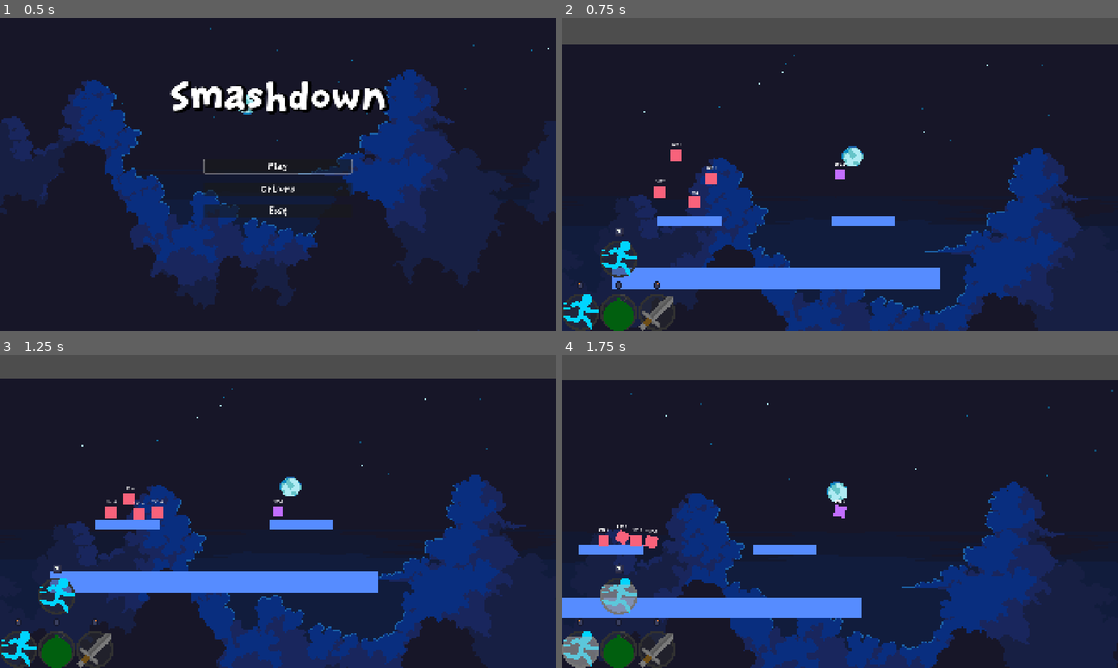
Above: before the commit, frames 1-4 (two rows, left to right).
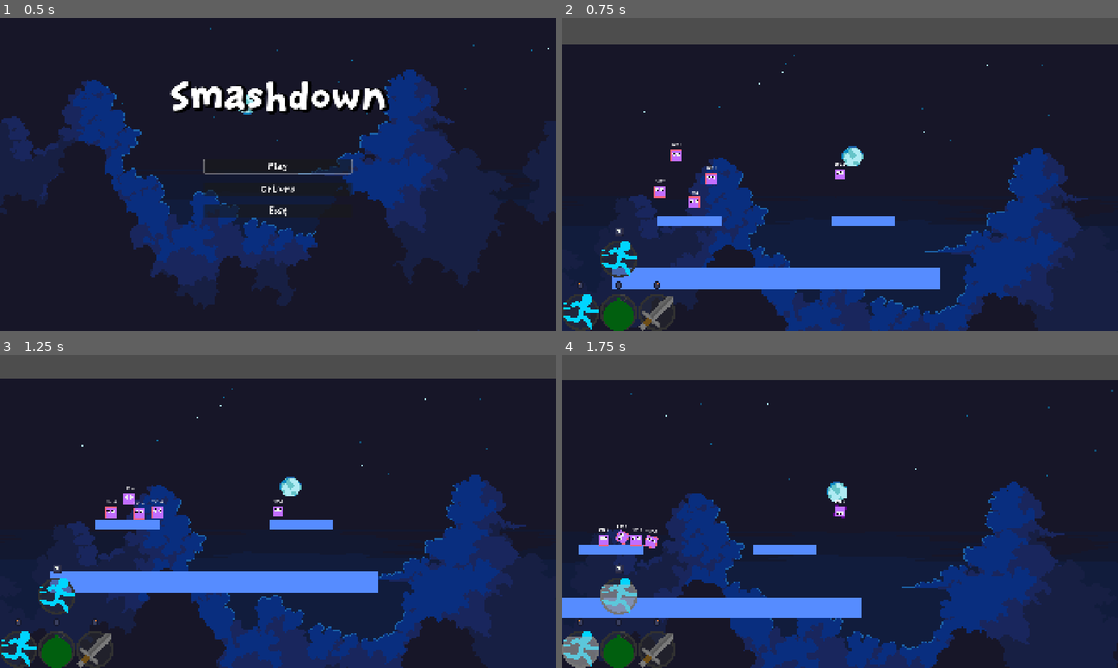
Above: after the commit, the same moments.

Repository: BoppleOpple/beat-the-clock
Game: Godot game, scene res://ui/main_menu/main_menu.tscn
The game is run twice, just before and just after one commit, with the same random seed, the same clock (stepped at 60 frames per second) and the same inputs.
Inputs (mouse positions are in pixels of both pictures, inside the frame that each line leads up to):
- Up to frame 1 (0.5 s): no input
- Up to frame 2 (0.75 s): click "Play" at 0.5 s
- Up to frame 3 (1.25 s): no input
- Up to frame 4 (1.75 s): move the mouse to (840, 511) at 1.27 s; hold D (gameplay_right) from 1.28 s (still down); tap Shift (gameplay_ability_combo) at 1.35 s; click (840, 511) at 1.42 s; tap Space (gameplay_jump) at 1.52 s

Frame 1 is identical in both runs. In frame 2, 0.2% of the frame differs, in the area x 16-51%, y 42-61%; in frame 3, 0.3%, in the area x 19-51%, y 44-53%; in frame 4, 0.3%.

Commit message:
Goggly Eyes!
Added Eyes with Physics onto the actor. Enemies should inherit also.

Diff:
--- a/actors/actor_base.tscn
+++ b/actors/actor_base.tscn
@@ -1,9 +1,12 @@
 [gd_scene format=3 uid="uid://b1anqspvwemms"]
 
 [ext_resource type="Script" uid="uid://dnxrn16ekf7c4" path="res://player/player.gd" id="1_ua707"]
+[ext_resource type="Texture2D" uid="uid://bj1jv65perrfq" path="res://assets/textures/player/eye_white.png" id="2_kayvg"]
 [ext_resource type="LabelSettings" uid="uid://drbt3tyycf7fi" path="res://assets/fonts/Default.tres" id="2_rkwqa"]
 [ext_resource type="Texture2D" uid="uid://dx80wff5swrsb" path="res://assets/textures/sword_slash/frame0.png" id="3_41w2c"]
+[ext_resource type="Texture2D" uid="uid://dxpvadauhx2xv" path="res://assets/textures/player/eye_pupil.png" id="3_ii06v"]
 [ext_resource type="Texture2D" uid="uid://bbvhyp3rc20ts" path="res://assets/textures/sword_slash/frame1.png" id="4_5nkr1"]
+[ext_resource type="Script" uid="uid://bxfxxi31uo80h" path="res://actors/helper/eyeball.gd" id="4_ii06v"]
 [ext_resource type="Texture2D" uid="uid://drcy16s5fkool" path="res://assets/textures/sword_slash/frame2.png" id="5_31m4k"]
 [ext_resource type="Texture2D" uid="uid://bxv5qu8ebvt66" path="res://assets/textures/sword_slash/frame3.png" id="6_opp7g"]
 [ext_resource type="Texture2D" uid="uid://s6ij4jjh6psh" path="res://assets/textures/sword_slash/frame4.png" id="7_jglmw"]
@@ -84,7 +87,50 @@
 offset_top = -20.0
 offset_right = 20.0
 offset_bottom = 20.0
+color = Color(0.5415082, 0.0023029603, 0.7923011, 1)
+
+[node name="ColorRect2" type="ColorRect" parent="." unique_id=548245300]
+anchors_preset = 8
+anchor_left = 0.5
+anchor_top = 0.5
+anchor_right = 0.5
+anchor_bottom = 0.5
+offset_left = -18.0
+offset_top = -18.0
+offset_right = 18.0
+offset_bottom = 18.0
+grow_horizontal = 2
+grow_vertical = 2
 color = Color(0.7593363, 0.42972273, 1, 1)
+
+[node name="Eyes" type="Node2D" parent="ColorRect2" unique_id=1978566535]
+position = Vector2(18, 12)
+
+[node name="Left" type="Marker2D" parent="ColorRect2/Eyes" unique_id=54849393]
+position = Vector2(-8, 0)
+
+[node name="LeftWhite" type="Sprite2D" parent="ColorRect2/Eyes/Left" unique_id=1289816596]
+scale = Vector2(0.1, 0.1)
+texture = ExtResource("2_kayvg")
+
+[node name="LeftPupil" type="Sprite2D" parent="ColorRect2/Eyes" unique_id=1689938269 node_paths=PackedStringArray("socket")]
+scale = Vector2(0.1, 0.1)
+texture = ExtResource("3_ii06v")
+script = ExtResource("4_ii06v")
+socket = NodePath("../Left")
+
+[node name="Right" type="Marker2D" parent="ColorRect2/Eyes" unique_id=970471203]
+position = Vector2(8, 0)
+
+[node name="RightWhite" type="Sprite2D" parent="ColorRect2/Eyes/Right" unique_id=288399541]
+scale = Vector2(0.1, 0.1)
+texture = ExtResource("2_kayvg")
+
+[node name="RightPupil" type="Sprite2D" parent="ColorRect2/Eyes" unique_id=1414802352 node_paths=PackedStringArray("socket")]
+scale = Vector2(0.1, 0.1)
+texture = ExtResource("3_ii06v")
+script = ExtResource("4_ii06v")
+socket = NodePath("../Right")
 
 [node name="JumpCollisionBelow" type="Area2D" parent="." unique_id=1117522722]
 
--- /dev/null
+++ b/actors/helper/eyeball.gd
@@ -0,0 +1,43 @@
+extends Sprite2D
+
+@export var socket: Node2D
+@export var stiffness: float = 400.0
+@export var damping: float = 4.0
+@export var max_offset: float = 3.5
+@export var jitter: float = 750.0
+@export var jitter_interval: float = 0.5
+@export var gravity: float = 100.0
+
+var eye_velocity: Vector2 = Vector2.ZERO  # renamed from "velocity"
+var jitter_direction: Vector2 = Vector2.ZERO
+var jitter_timer: float = 0.0
+
+func _ready() -> void:
+	top_level = true
+	if socket:
+		global_position = socket.global_position
+
+func _physics_process(delta: float) -> void:
+	if socket == null:
+		return
+	jitter_timer -= delta
+	if jitter_timer <= 0.0:
+		jitter_direction = Vector2(randf_range(-1.0,1.0), randf_range(-1.0,1.0)).normalized()
+		jitter_timer = jitter_interval
+
+	var target_pos = socket.global_position
+	var displacement = global_position - target_pos
+
+	var spring_force = -displacement * stiffness
+	var damping_force = -eye_velocity * damping
+	var jitter_force = jitter_direction * jitter
+	var gravity_force = Vector2(0, gravity)
+
+	var acceleration = spring_force + damping_force + jitter_force + gravity_force
+	eye_velocity += acceleration * delta
+	global_position += eye_velocity * delta
+
+	var offset = global_position - target_pos
+	if offset.length() > max_offset:
+		global_position = target_pos + offset.normalized() * max_offset
+		eye_velocity = eye_velocity.bounce(offset.normalized()) * 0.8
--- a/player/player.tscn
+++ b/player/player.tscn
@@ -1,5 +1,16 @@
 [gd_scene format=3 uid="uid://cna1uay0kbei2"]
 
 [ext_resource type="PackedScene" uid="uid://b1anqspvwemms" path="res://actors/actor_base.tscn" id="1_oul6g"]
+[ext_resource type="Script" uid="uid://vnawmbuhjsdc" path="res://actors/helper/right_eyeball.gd" id="2_rkbax"]
 
 [node name="Player" unique_id=950486434 groups=["Players"] instance=ExtResource("1_oul6g")]
+
+[node name="ColorRect" parent="." index="1" unique_id=1284086352]
+color = Color(0.35912582, 0.00096218183, 0.5341435, 1)
+
+[node name="Pupil" parent="ColorRect2/Eyes/Left" parent_id_path=PackedInt32Array(1531300129) index="1" unique_id=2049697931 node_paths=PackedStringArray("socket")]
+socket = NodePath("..")
+
+[node name="Pupil" parent="ColorRect2/Eyes/Right" parent_id_path=PackedInt32Array(574871192) index="1" unique_id=818701939 node_paths=PackedStringArray("socket")]
+script = ExtResource("2_rkbax")
+socket = NodePath("..")
--- a/project.godot
+++ b/project.godot
@@ -121,37 +121,35 @@
 gameplay_jump={
 "deadzone": 0.2,
 "events": [Object(InputEventKey,"resource_local_to_scene":false,"resource_name":"","device":-1,"window_id":0,"alt_press …(191 unchanged characters)…
-, Object(InputEventJoypadButton,"resource_local_to_scene":false,"resource_name":"","device":-1,"button_index":3,"pressure":0.0,"pressed":true,"script":null)
+, Object(InputEventJoypadButton,"resource_local_to_scene":false,"resource_name":"","device":-1,"button_index":0,"pressure":0.0,"pressed":true,"script":null)
 ]
 }
 gameplay_ability_left={
 "deadzone": 0.2,
 "events": [Object(InputEventMouseButton,"resource_local_to_scene":false,"resource_name":"","device":-1,"window_id":0,"a …(259 unchanged characters)…
 , Object(InputEventJoypadButton,"resource_local_to_scene":false,"resource_name":"","device":-1,"button_index":2,"pressure":0.0,"pressed":true,"script":null)
+, Object(InputEventJoypadButton,"resource_local_to_scene":false,"resource_name":"","device":-1,"button_index":13,"pressure":0.0,"pressed":true,"script":null)
 ]
 }
 gameplay_ability_right={
 "deadzone": 0.2,
 "events": [Object(InputEventMouseButton,"resource_local_to_scene":false,"resource_name":"","device":-1,"window_id":0,"a …(259 unchanged characters)…
 , Object(InputEventJoypadButton,"resource_local_to_scene":false,"resource_name":"","device":-1,"button_index":1,"pressure":0.0,"pressed":true,"script":null)
+, Object(InputEventJoypadButton,"resource_local_to_scene":false,"resource_name":"","device":-1,"button_index":14,"pressure":0.0,"pressed":true,"script":null)
 ]
 }
 gameplay_ability_middle={
 "deadzone": 0.2,
 "events": [Object(InputEventMouseButton,"resource_local_to_scene":false,"resource_name":"","device":-1,"window_id":0,"a …(253 unchanged characters)…
-, Object(InputEventJoypadButton,"resource_local_to_scene":false,"resource_name":"","device":-1,"button_index":0,"pressure":0.0,"pressed":true,"script":null)
+, Object(InputEventJoypadButton,"resource_local_to_scene":false,"resource_name":"","device":-1,"button_index":3,"pressure":0.0,"pressed":true,"script":null)
+, Object(InputEventJoypadButton,"resource_local_to_scene":false,"resource_name":"","device":-1,"button_index":12,"pressure":0.0,"pressed":true,"script":null)
 ]
 }
 gameplay_ability_combo={
 "deadzone": 0.2,
 "events": [Object(InputEventKey,"resource_local_to_scene":false,"resource_name":"","device":-1,"window_id":0,"alt_press …(195 unchanged characters)…
 , Object(InputEventJoypadMotion,"resource_local_to_scene":false,"resource_name":"","device":-1,"axis":5,"axis_value":1.0,"script":null)
-]
-}
-ui_pause={
-"deadzone": 0.2,
-"events": [Object(InputEventKey,"resource_local_to_scene":false,"resource_name":"","device":-1,"window_id":0,"alt_pressed":false,"shift_pressed":false,"ctrl_pressed":false,"meta_pressed":false,"pressed":false,"keycode":0,"physical_keycode":4194305,"key_label":0,"unicode":0,"location":0,"echo":false,"script":null)
-, Object(InputEventJoypadButton,"resource_local_to_scene":false,"resource_name":"","device":-1,"button_index":6,"pressure":0.0,"pressed":true,"script":null)
+, Object(InputEventJoypadButton,"resource_local_to_scene":false,"resource_name":"","device":-1,"button_index":11,"pressure":0.0,"pressed":true,"script":null)
 ]
 }
 gameplay_aim_left={
@@ -174,6 +172,12 @@
 "events": [Object(InputEventJoypadMotion,"resource_local_to_scene":false,"resource_name":"","device":-1,"axis":3,"axis_value":1.0,"script":null)
 ]
 }
+ui_pause={
+"deadzone": 0.2,
+"events": [Object(InputEventKey,"resource_local_to_scene":false,"resource_name":"","device":-1,"window_id":0,"alt_pressed":false,"shift_pressed":false,"ctrl_pressed":false,"meta_pressed":false,"pressed":false,"keycode":0,"physical_keycode":4194305,"key_label":0,"unicode":0,"location":0,"echo":false,"script":null)
+, Object(InputEventJoypadButton,"resource_local_to_scene":false,"resource_name":"","device":-1,"button_index":6,"pressure":0.0,"pressed":true,"script":null)
+]
+}
 
 [physics]
 
--- a/ui/hud/hud.tscn
+++ b/ui/hud/hud.tscn
@@ -39,7 +39,7 @@
 
 [sub_resource type="AtlasTexture" id="AtlasTexture_imuuq"]
 atlas = ExtResource("3_imuuq")
-region = Rect2(64, 0, 16, 16)
+region = Rect2(32, 0, 16, 16)
 margin = Rect2(15, 0, 30, 0)
 
 [sub_resource type="AtlasTexture" id="AtlasTexture_xyi7a"]
Not shown, added: actors/helper/eyeball.gd.uid
Binary file added: assets/textures/player/eye_pupil.png
Not shown, added: assets/textures/player/eye_pupil.png.import
Binary file added: assets/textures/player/eye_white.png
Not shown, added: assets/textures/player/eye_white.png.import
Not shown, added: export_presets.cfg
